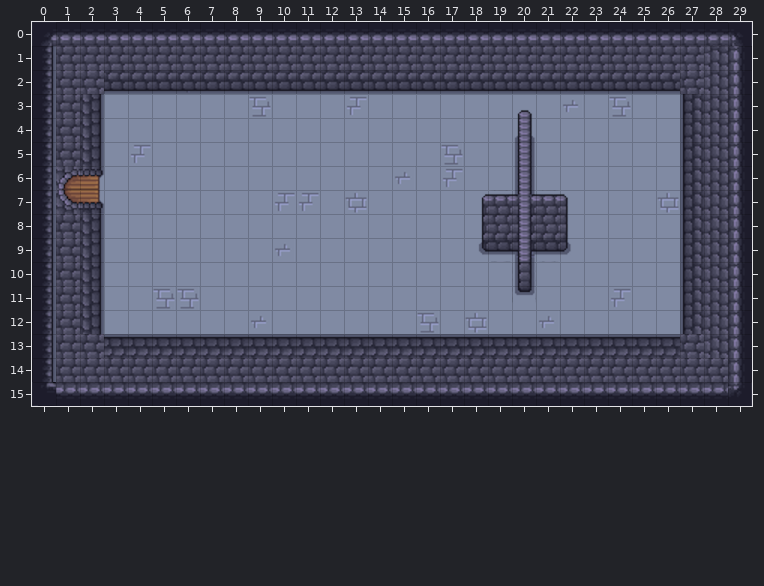
An edit to a level. Tiled map, assets/maps/03.tmx. The picture above is the old version.
Cells are 64x64 px. Shown: x 0..29, y 0..15.
The same view after the edit:
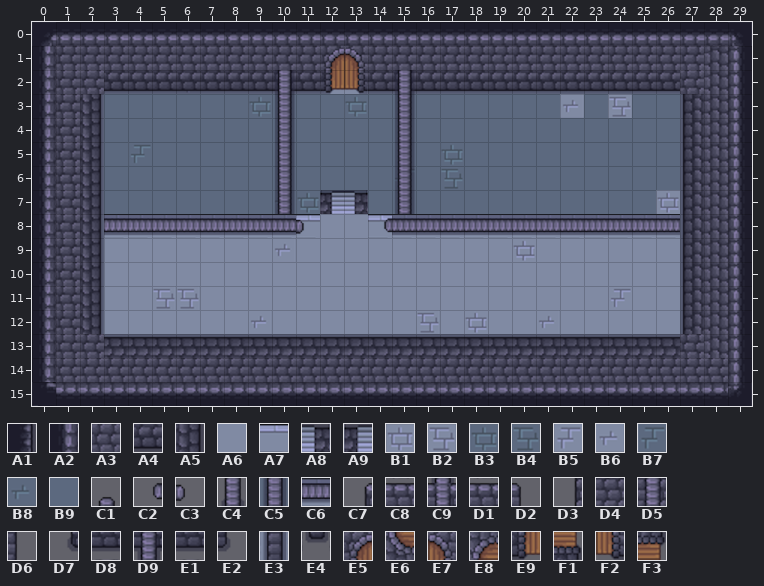
Key: from "floorwalls": A1 37, A2 53 turned 270, A3 70, A4 87, A5 87 turned 270, A6 138, A7 159, A8 197 turned 180, A9 198 turned 180, B1 228, B2 229, B3 230, B4 231, B5 245, B6 246, B7 247, B8 248, B9 250, C1 257, C2 257 turned 270, C3 257 turned 90, C4 274, C5 291, C6 291 turned 270, C7 306, C8 307, C9 308, D1 309, D2 310, D3 323, D4 324, D5 325, D6 327, D7 340, D8 341, D9 342, E1 343, E2 344, E3 376, E4 393, E5 450, E6 450 turned 270, E7 451, E8 451 turned 270, E9 467, F1 467 turned 270, F2 468, F3 468 turned 270.
__ is an empty cell, .. an unchanged one.
See-through tiles are keyed as they look on the map.
What changed:
--- layer "mapa"
@@ x 3..26 @@
- 3 A6 A6 A6 A6 A6 A6 A6 A6 A6 A6 A6 A6 A6 A6 A6 A6 A6 A6 A6 .. A6 .. A6 A6
- 4 A6 A6 A6 A6 A6 A6 A6 A6 A6 A6 A6 A6 A6 A6 A6 A6 A6 A6 A6 A6 A6 A6 A6 A6
- 5 A6 A6 A6 A6 A6 A6 A6 A6 A6 A6 A6 A6 A6 A6 A6 A6 A6 A6 A6 A6 A6 A6 A6 A6
- 6 A6 A6 A6 A6 A6 A6 A6 A6 A6 A6 A6 A6 A6 A6 A6 A6 A6 A6 A6 A6 A6 A6 A6 A6
- 7 A6 A6 A6 A6 A6 A6 A6 A6 A6 A6 A6 A6 A6 A6 A6 A6 A6 A6 A6 A6 A6 A6 A6 ..
+ 3 B9 B9 B9 B9 B9 B9 B9 B9 B9 B9 B9 B9 B9 B9 B9 B9 B9 B9 B9 .. B9 .. B9 B9
+ 4 B9 B9 B9 B9 B9 B9 B9 B9 B9 B9 B9 B9 B9 B9 B9 B9 B9 B9 B9 B9 B9 B9 B9 B9
+ 5 B9 B9 B9 B9 B9 B9 B9 B9 B9 B9 B9 B9 B9 B9 B9 B9 B9 B9 B9 B9 B9 B9 B9 B9
+ 6 B9 B9 B9 B9 B9 B9 B9 B9 B9 B9 B9 B9 B9 B9 B9 B9 B9 B9 B9 B9 B9 B9 B9 B9
+ 7 B9 B9 B9 B9 B9 B9 B9 B9 B9 B9 B9 B9 B9 B9 B9 B9 B9 B9 B9 B9 B9 B9 B9 ..
--- layer "cracks"
@@ x 9..13 @@
- 3 B2 .. .. .. B5
+ 3 B3 .. .. .. B3
@@ x 3..26 @@
- 5 .. B5 .. .. .. .. .. .. .. .. .. .. .. .. B2 .. .. .. .. .. .. .. .. ..
- 6 .. .. .. .. .. .. .. .. .. .. .. .. B6 .. B5 .. .. .. .. .. .. .. .. ..
- 7 .. .. .. .. .. .. .. B5 B5 __ B1 .. .. .. .. .. .. .. .. .. .. .. .. ..
- 8 __ __ __ __ __ __ __ __ __ .. .. __ __ __ __ __ __ __ __ __ __ __ __ __
+ 5 .. B7 .. .. .. .. .. .. .. .. .. .. .. .. B3 .. .. .. .. .. .. .. .. ..
+ 6 .. .. .. .. .. .. .. .. .. .. .. .. B7 .. B4 .. .. .. .. .. .. .. .. ..
+ 7 .. .. .. .. .. .. .. B8 B3 A9 A8 .. .. .. .. .. .. .. .. .. .. .. .. ..
+ 8 A7 A7 A7 A7 A7 A7 A7 A7 A7 .. .. A7 A7 A7 A7 A7 A7 A7 A7 A7 A7 A7 A7 A7
--- layer "corners"
@@ x 0..13 @@
- 1 A1 .. .. .. .. .. .. .. .. .. .. .. A3 A3
- 2 A1 .. .. .. .. .. .. .. .. .. .. .. A4 A4
- 3 A1 .. .. .. .. .. .. .. .. .. .. .. .. ..
- 4 A1 .. .. .. .. .. .. .. .. .. .. .. .. ..
- 5 A1 .. .. .. .. .. .. .. .. .. .. .. .. ..
- 6 A1 __ __ .. .. .. .. .. .. .. .. .. .. ..
- 7 A1 __ __ .. .. .. .. .. .. .. .. .. .. ..
- 8 A1 .. .. .. .. .. .. .. .. .. .. .. .. ..
- 9 A1 .. .. .. .. .. .. .. .. .. .. .. .. ..
-10 A1 .. .. .. .. .. .. .. .. .. .. .. .. ..
-11 A1 .. .. .. .. .. .. .. .. .. .. .. .. ..
-12 A1 .. .. .. .. .. .. .. .. .. .. .. .. ..
-13 A1 .. .. .. .. .. .. .. .. .. .. .. .. ..
-14 A1 .. .. .. .. .. .. .. .. .. .. .. .. ..
+ 1 A2 .. .. .. .. .. .. .. .. .. .. .. __ __
+ 2 A2 .. .. .. .. .. .. .. .. .. .. .. __ __
+ 3 A2 .. .. .. .. .. .. .. .. .. .. .. .. ..
+ 4 A2 .. .. .. .. .. .. .. .. .. .. .. .. ..
+ 5 A2 .. .. .. .. .. .. .. .. .. .. .. .. ..
+ 6 A2 A3 A5 .. .. .. .. .. .. .. .. .. .. ..
+ 7 A2 A3 A5 .. .. .. .. .. .. .. .. .. .. ..
+ 8 A2 .. .. .. .. .. .. .. .. .. .. .. .. ..
+ 9 A2 .. .. .. .. .. .. .. .. .. .. .. .. ..
+10 A2 .. .. .. .. .. .. .. .. .. .. .. .. ..
+11 A2 .. .. .. .. .. .. .. .. .. .. .. .. ..
+12 A2 .. .. .. .. .. .. .. .. .. .. .. .. ..
+13 A2 .. .. .. .. .. .. .. .. .. .. .. .. ..
+14 A2 .. .. .. .. .. .. .. .. .. .. .. .. ..
--- layer "walls"
@@ x 3..26 @@
- 2 .. .. .. .. .. .. .. __ .. .. .. .. __ .. .. .. .. .. .. .. .. .. .. ..
- 3 .. .. .. .. .. .. .. __ .. .. .. .. __ .. .. .. .. C1 .. .. .. .. .. ..
- 4 .. .. .. .. .. .. .. __ .. .. .. .. __ .. .. .. .. C4 .. .. .. .. .. ..
- 5 .. .. .. .. .. .. .. __ .. .. .. .. __ .. .. .. .. C5 .. .. .. .. .. ..
- 6 .. .. .. .. .. .. .. __ .. .. .. .. __ .. .. .. .. C5 .. .. .. .. .. ..
- 7 .. .. .. .. .. .. .. __ .. .. .. .. __ .. .. C7 C8 C9 D1 D2 .. .. .. ..
- 8 __ __ __ __ __ __ __ __ __ .. .. __ __ __ __ D3 D4 D5 D4 D6 __ __ __ __
- 9 .. .. .. .. .. .. .. .. .. .. .. .. .. .. .. D7 D8 D9 E1 E2 .. .. .. ..
-10 .. .. .. .. .. .. .. .. .. .. .. .. .. .. .. .. .. E3 .. .. .. .. .. ..
+ 2 .. .. .. .. .. .. .. C5 .. .. .. .. C5 .. .. .. .. .. .. .. .. .. .. ..
+ 3 .. .. .. .. .. .. .. C5 .. .. .. .. C5 .. .. .. .. __ .. .. .. .. .. ..
+ 4 .. .. .. .. .. .. .. C5 .. .. .. .. C5 .. .. .. .. __ .. .. .. .. .. ..
+ 5 .. .. .. .. .. .. .. C5 .. .. .. .. C5 .. .. .. .. __ .. .. .. .. .. ..
+ 6 .. .. .. .. .. .. .. C5 .. .. .. .. C5 .. .. .. .. __ .. .. .. .. .. ..
+ 7 .. .. .. .. .. .. .. C5 .. .. .. .. C5 .. .. __ __ __ __ __ .. .. .. ..
+ 8 C6 C6 C6 C6 C6 C6 C6 C6 C3 .. .. C2 C6 C6 C6 C6 C6 C6 C6 C6 C6 C6 C6 C6
+ 9 .. .. .. .. .. .. .. .. .. .. .. .. .. .. .. __ __ __ __ __ .. .. .. ..
+10 .. .. .. .. .. .. .. .. .. .. .. .. .. .. .. .. .. __ .. .. .. .. .. ..
--- layer "doors"
@@ x 12..13 @@
- 1 __ __
- 2 __ __
+ 1 E5 E7
+ 2 E9 F2
@@ x 1..2 @@
- 6 E8 F3
- 7 E6 F1
+ 6 __ __
+ 7 __ __
@@ x 20..20 @@
-11 E4
+11 __
